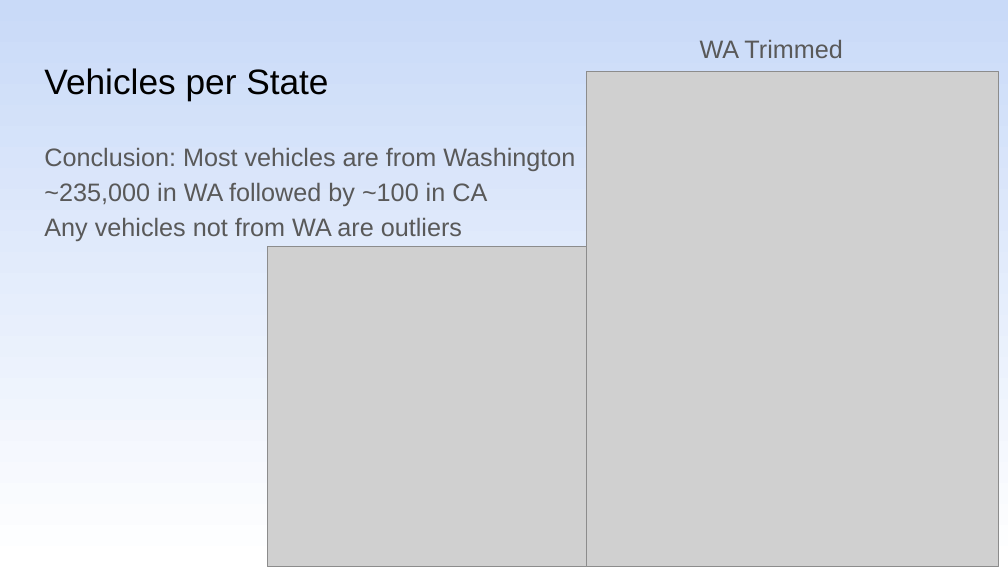
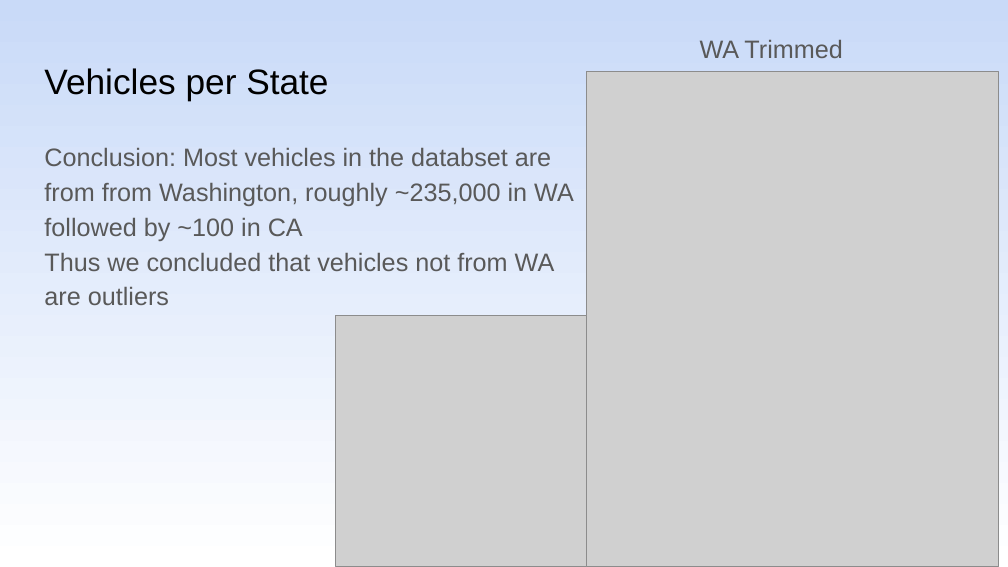
Before and after one commit to shachar700/DataAnalysis_ElectricVehicles, a slide deck: slide 9 of DataAnalysis_ElectricVehicles.pptx. Drawn at 1008x567 pixels with LibreOffice and Linux fonts; fonts in the diff are those of the drawing; grey boxes stand for pictures. Boxes give left, top, right and bottom in pixels: in the first picture for what was removed or moved away, otherwise in the second. Text is boxed around its words. In the diff, an @@ line names an element or a change of style, - is before the commit and + after.

```diff
--- a/DataAnalysis_ElectricVehicles.pptx
+++ b/DataAnalysis_ElectricVehicles.pptx
@@ text at [44,147,574,305]: text changed @@
-Conclusion: Most vehicles are from Washington
-~235,000 in WA followed by ~100 in CA
-Any vehicles not from WA are outliers
+Conclusion: Most vehicles in the databset are from from Washington, roughly ~235,000 in WA followed by ~100 in CA
+Thus we concluded that vehicles not from WA are outliers
@@ picture: place and size @@
-picture at [267,246,587,566]
+picture at [336,316,587,567]
```
Also in this commit, not shown: 12 other slides changed, 1 slide added, 1 slide removed, 3 other files.
